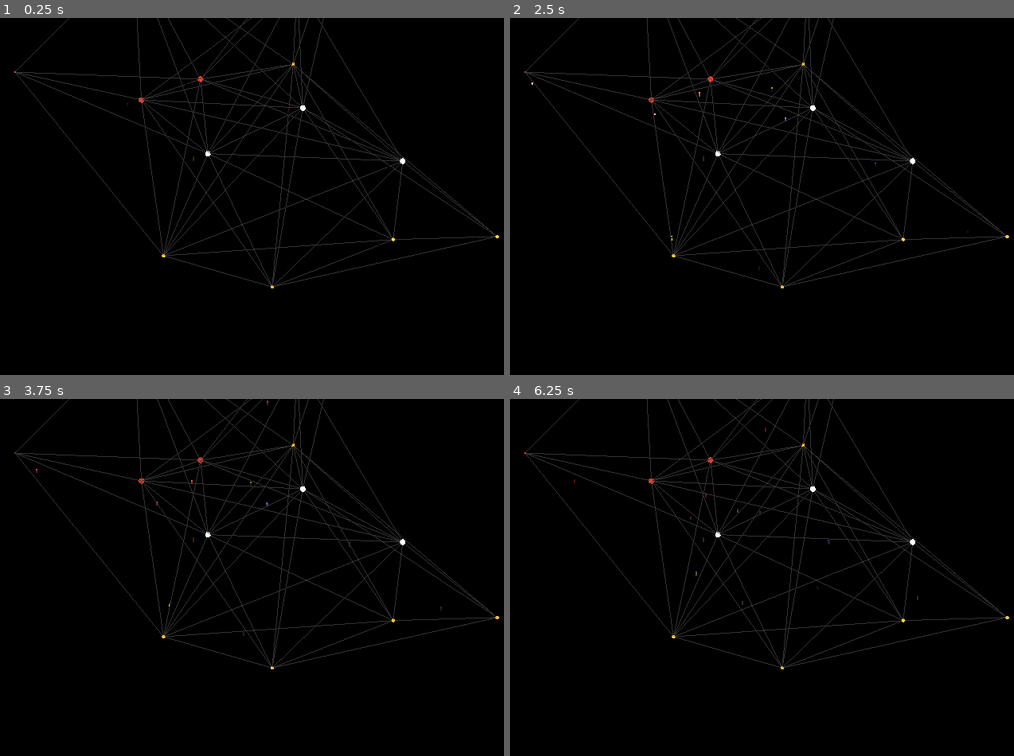
Above: before the commit, frames 1-4 (two rows, left to right).
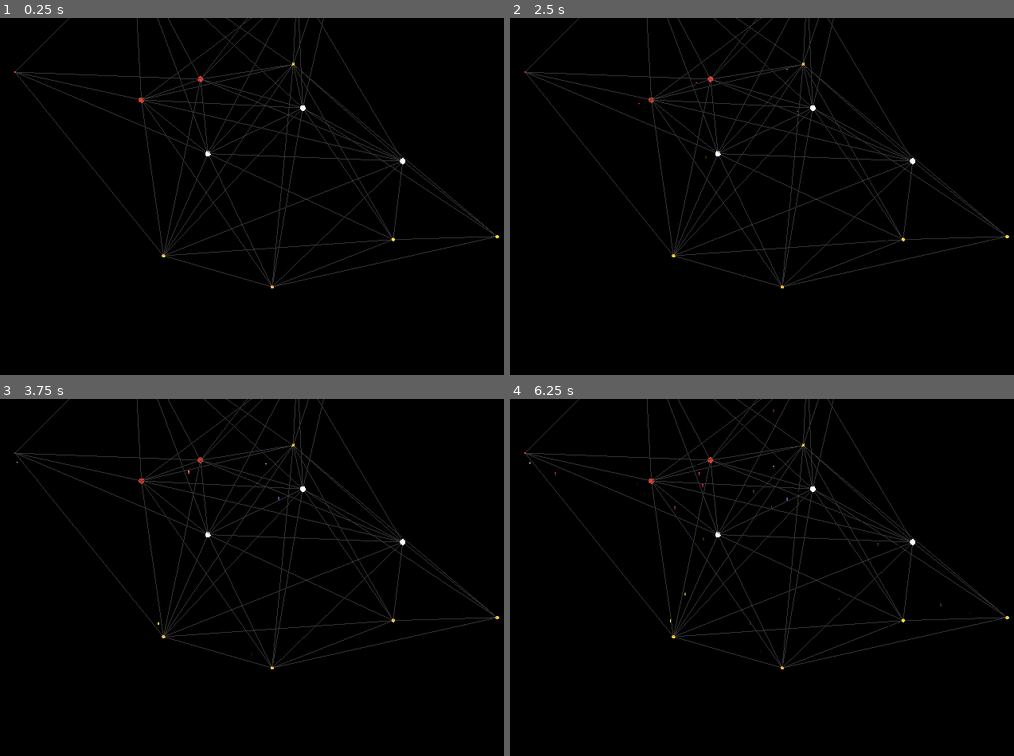
Above: after the commit, the same moments.

Repository: NoahMSchool/SpaceStrategyGame
Game: Godot game, scene res://Galaxy/galaxy.tscn
Same seed, same stepped clock (60 frames per second), same inputs: the game is played once before the commit and once after it.
Inputs (mouse positions are in pixels of both pictures, inside the frame that each line leads up to):
- Up to frame 1 (0.25 s): no input
- Up to frame 2 (2.5 s): tap Enter at 0.5 s; move the mouse to (928, 178) at 0.52 s; tap M (m) at 0.6, 2.3 s; tap R (r) at 0.8, 1.35 s; move the mouse to (661, 214) at 1.27 s; tap S (s) at 1.55, 2.1 s; tap Space at 2 s; move the mouse to (852, 117) at 2.02 s
- Up to frame 3 (3.75 s): move the mouse to (246, 648) at 2.77 s; click (246, 648) at 2.85 s; tap R (r) at 3.05 s; move the mouse to (468, 631) at 3.52 s; tap Middle mouse button (MouseWheelClick) at 3.6 s
- Up to frame 4 (6.25 s): tap S (s) at 3.8, 6.05 s; tap Enter at 4.25, 5.75 s; move the mouse to (595, 523) at 4.27 s; right-click (595, 523) at 4.35 s; tap M (m) at 4.55 s; tap Space at 5 s; move the mouse to (817, 577) at 5.02 s; tap Mouse wheel down (ScrollDown) at 5.1 s; tap R (r) at 5.3 s; move the mouse to (691, 488) at 5.77 s; tap Mouse wheel up (ScrollUp) at 5.85 s

The runs differ from the first frame. In frame 1, less than 0.1% of the frame differs, in the area x 25-96%, y 13-64%; in frame 2, less than 0.1%; in frame 3, less than 0.1%; in frame 4, less than 0.1%, in the area x 3-96%, y 2-64%.

Commit message:
Generate resources on time

Diff:
--- a/SolarSystem/solar_system.gd
+++ b/SolarSystem/solar_system.gd
@@ -111,10 +111,6 @@
 		$PlanetContainer.add_child(new_planet)
 		new_planet.update_planet()
 
-	generate_resource()
-	generate_resource()
-	generate_resource()
-
 
 
 #use ecentricity to make eliptical orbits
@@ -167,7 +163,7 @@
 	return
 
 func eject_resource(res):
-	res.in_transmission = true
+	res.begin_transmission()
 	var global_pos = res.global_position
 	$ShipResourceContainer.remove_child(res)
 	galaxy.add_free_resource(res, global_pos)
@@ -175,8 +171,7 @@
 func receive_resource(res):
 	$ShipResourceContainer.add_child(res)
 	#if self == res.destination:
-	res.in_transmission = false
-
+	res.end_transmission()
 
 func _on_trail_timer_timeout() -> void:
 	if not system_active:
@@ -187,4 +182,6 @@
 		new_bread_crumb.position = p.position
 		$TrailContainer.add_child(new_bread_crumb)
 		#Draw3D.draw_point_mesh(p.global_position, p.planet_data.orbit_period)
-	$TrailTimer.start()
+
+func _on_resource_timer_timeout() -> void:
+	generate_resource()
--- a/SolarSystem/solar_system.tscn
+++ b/SolarSystem/solar_system.tscn
@@ -46,5 +46,10 @@
 [node name="ShipResourceContainer" type="Node3D" parent="." unique_id=2060881521]
 transform = Transform3D(1, 0, 0, 0, 1, 0, 0, 0, 1, -1, 0.5, 0)
 
+[node name="ResourceTimer" type="Timer" parent="." unique_id=1254746077]
+wait_time = 2.0
+autostart = true
+
 [connection signal="input_event" from="." to="." method="_mouse_selected"]
 [connection signal="timeout" from="TrailTimer" to="." method="_on_trail_timer_timeout"]
+[connection signal="timeout" from="ResourceTimer" to="." method="_on_resource_timer_timeout"]
